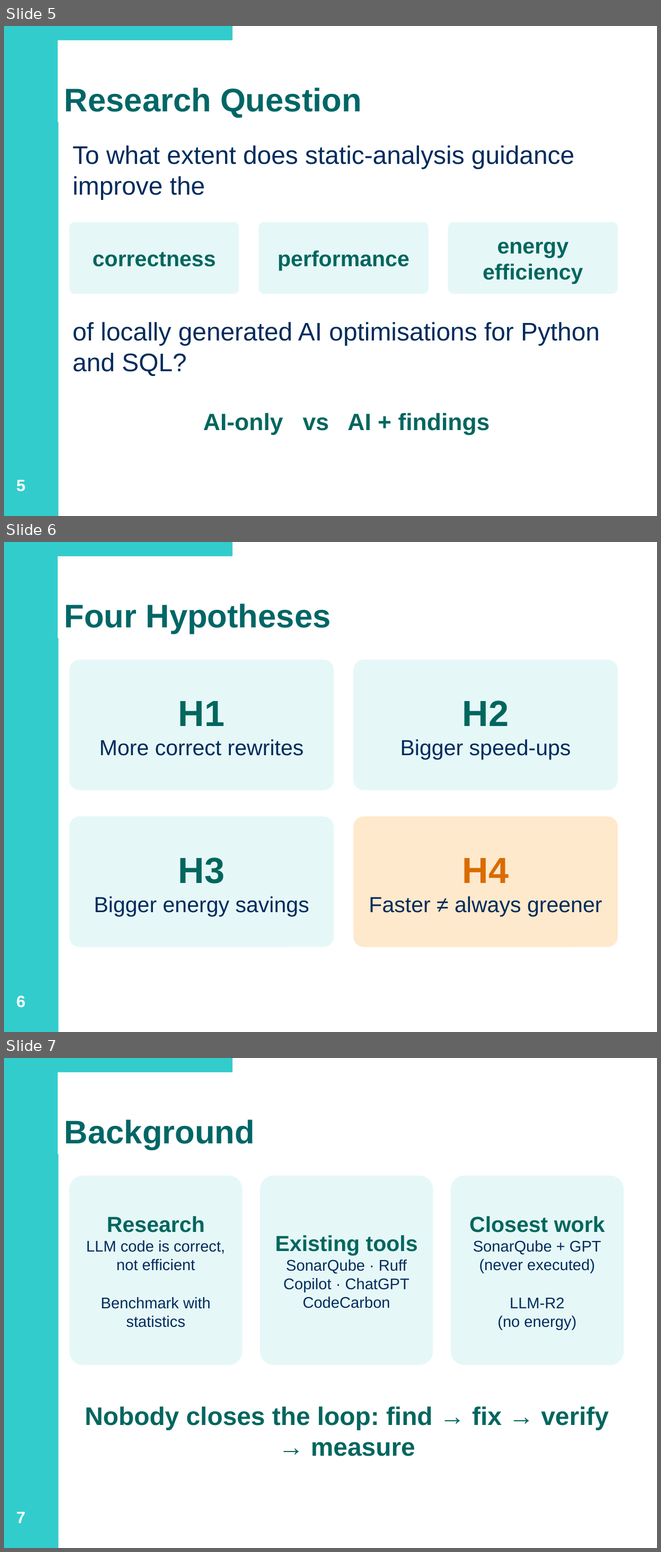
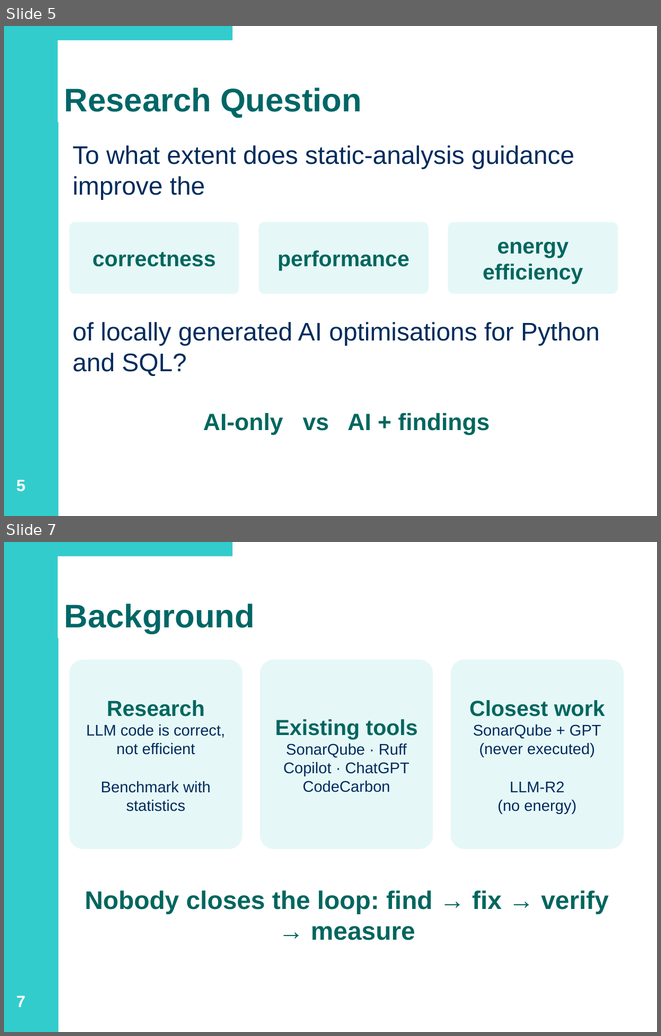
Before and after one commit to james-long04/GreenCode, a slide deck: docs/GreenCode-Interim-Demo.pptx. Shown one above the other, each under a label of ours: slides 5, 6 and 7 before the commit, slides 5 and 7 after it; the slides between them are not shown. The pictures are 661x1552 and 661x1036 pixels, drawn with LibreOffice and Linux fonts; fonts in the diff are those of the drawing. Boxes give left, top, right and bottom in pixels: in the first picture for what was removed or moved away, otherwise in the second. Text is boxed around its words. In the diff, an @@ line names an element or a change of style, - is before the commit and + after.

```diff
--- a/docs/GreenCode-Interim-Demo.pptx
+++ b/docs/GreenCode-Interim-Demo.pptx
@@ slide 6 removed at (4, 542, 657, 1032), background #FFFFFF; not listed: 2 template elements that a slide beside it also shows @@
@@ title removed at (64, 603, 331, 634) @@
-Four Hypotheses
@@ rounded rectangle removed at (69, 660, 334, 790) @@
-H1
-More correct rewrites
@@ rounded rectangle removed at (353, 660, 618, 790) @@
-H2
-Bigger speed-ups
@@ rounded rectangle removed at (69, 816, 334, 947) @@
-H3
-Bigger energy savings
@@ rounded rectangle removed at (353, 816, 618, 947) @@
-H4
-Faster ≠ always greener
@@ page number removed at (16, 995, 25, 1007) @@
-6
```
Also in this commit, not shown: 3 slides changed, 4 slides added.
